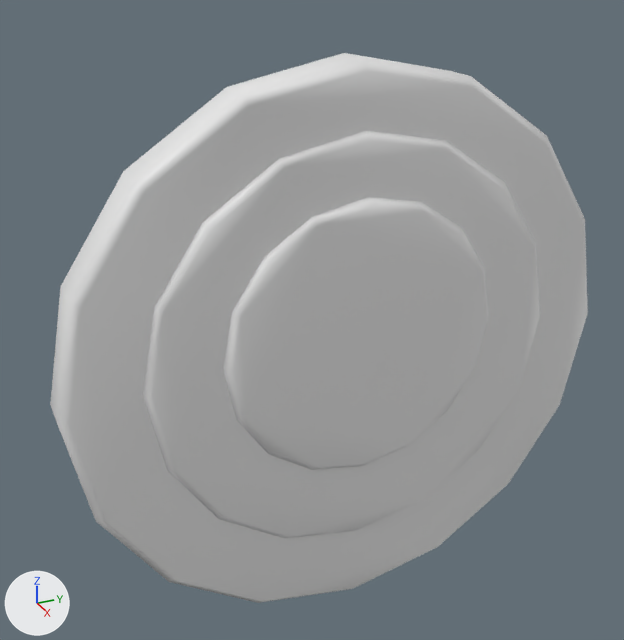
Renders of the FBX model Content/TheFinalTake/Meshes/Studio/Stations/SM_Station_StageLight_Lens.fbx from each side of a commit.
One viewpoint serves both versions: a 50 mm camera at (0.386, -0.195, 0.217) aimed at (-0.009, -0.018, 0.02). Arrows for +X, +Y and +Z are at lower left; the lights stay in place. The picture after the commit comes second. Where no turn or scale is listed for an object, it has been applied to the vertices.

The first picture shows 'SM_Station_StageLight_Lens'.
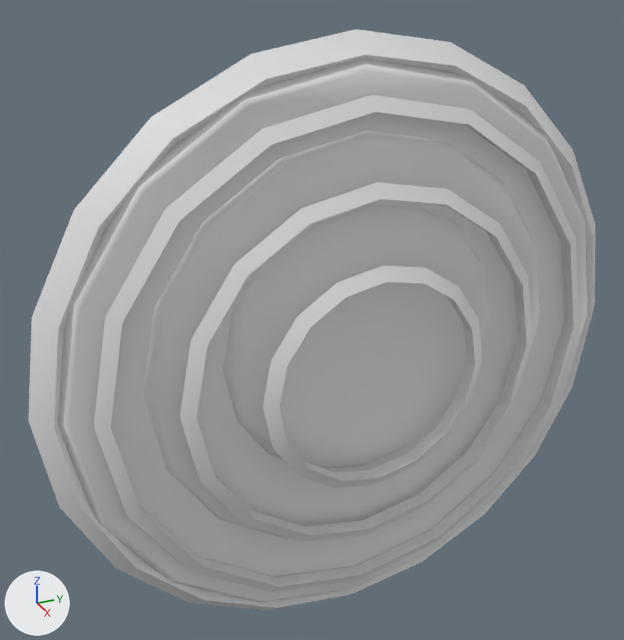
Where the change shows, as pixel boxes (x1, y1, x2, y2) in the pictures (624 x 640 px):
'SM_Station_StageLight_Lens', reshaped: before (50, 53, 588, 603); after (28, 29, 595, 611)
part 1 of me_sm_station_stagelight_lens_001, added: after (28, 29, 595, 611)
part 2 of me_sm_station_stagelight_lens_001, added: after (94, 95, 579, 592)
part 3 of me_sm_station_stagelight_lens_001, added: after (180, 182, 533, 542)
part 4 of me_sm_station_stagelight_lens_001, added: after (263, 266, 482, 488)

What changed in the scene script:
```text
Change me_sm_station_stagelight_lens_001:
    used by ob_sm_station_stagelight_lens; location = (0.0, 0.0, 0.0)
    remove me_sm_station_stagelight_lens_001.from_pydata(...)  # 192 vertices, 372 faces; spans x -0.023..0.023, y -0.16..0.16, z -0.16..0.16
    add me_sm_station_stagelight_lens_001.from_pydata(...)  # 416 vertices, 820 faces; spans x -0.023..0.04, y -0.172..0.172, z -0.172..0.172
    me_sm_station_stagelight_lens_001 part 1: a new loose piece of 80 vertices spanning x -0.008..0.012, y -0.172..0.172, z -0.172..0.172, in mat_m_ft_vertex (white #e7e7e7)
    me_sm_station_stagelight_lens_001 part 2: a new loose piece of 48 vertices spanning x 0.016..0.024, y -0.145..0.145, z -0.145..0.145, in mat_m_ft_vertex (white #e7e7e7)
    me_sm_station_stagelight_lens_001 part 3: a new loose piece of 48 vertices spanning x 0.024..0.032, y -0.105..0.105, z -0.105..0.105, in mat_m_ft_vertex (white #e7e7e7)
    me_sm_station_stagelight_lens_001 part 4: a new loose piece of 48 vertices spanning x 0.032..0.04, y -0.065..0.065, z -0.065..0.065, in mat_m_ft_vertex (white #e7e7e7)
```
